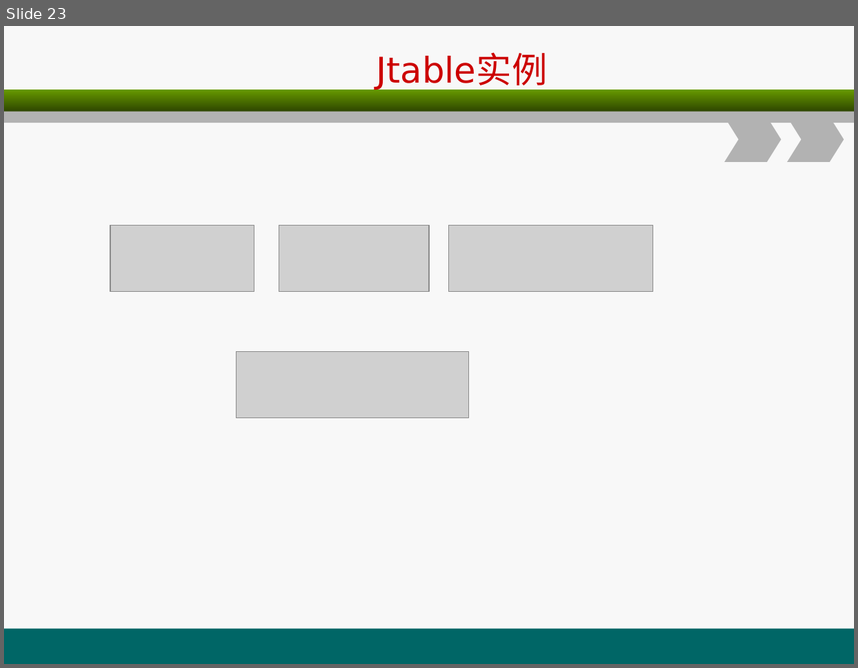
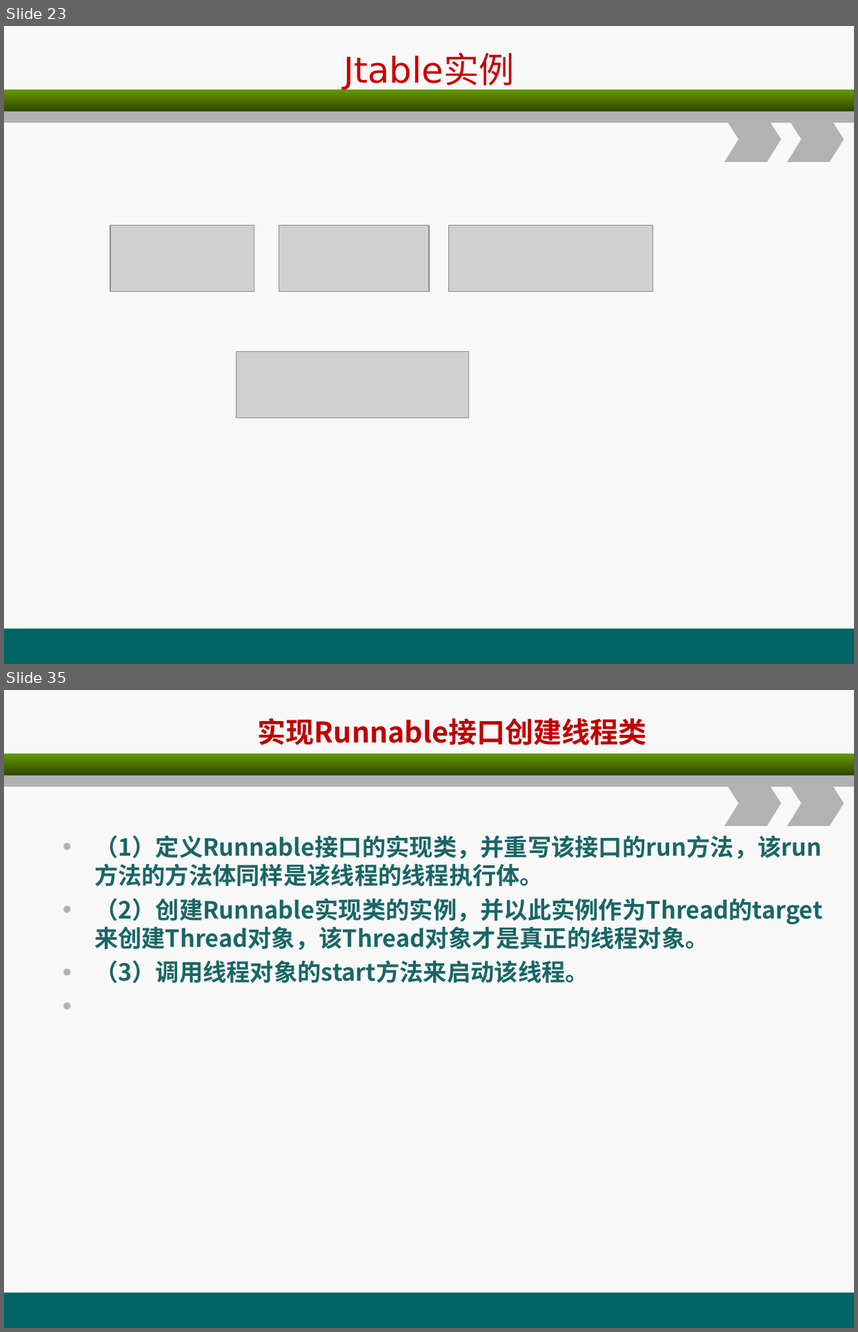
Before and after one commit to christwei/gitDoc, a slide deck: 课件/环宇/javaSE进阶/B1.ppt. Shown one above the other, each under a label of ours: slide 23 before the commit, slides 23 and 35 after it; the slides between them are not shown. The pictures are 858x668 and 858x1332 pixels, drawn with LibreOffice and Linux fonts; fonts in the diff are those of the drawing; grey boxes stand for pictures. Boxes give left, top, right and bottom in pixels: in the first picture for what was removed or moved away, otherwise in the second. Text is boxed around its words. In the diff, an @@ line names an element or a change of style, - is before the commit and + after.

```diff
--- a/课件/环宇/javaSE进阶/B1.ppt
+++ b/课件/环宇/javaSE进阶/B1.ppt
@@ slide 35 added at [4,690,854,1328], background #F8F8F8; not listed: 5 template elements that a slide beside it also shows @@
@@ text added at [258,718,647,745], 24 pt, text #C00000, bold @@
+实现Runnable接口创建线程类
@@ text added at [94,835,823,983], 20 pt, text #196666, bold @@
+• （1）定义Runnable接口的实现类，并重写该接口的run方法，该run方法的方法体同样是该线程的线程执行体。
+• （2）创建Runnable实现类的实例，并以此实例作为Thread的target来创建Thread对象，该Thread对象才是真正的线程对象。
+• （3）调用线程对象的start方法来启动该线程。
@@ slide 23 changed as well @@
@@ text "Jtable实例": place and size @@
-text "Jtable实例" at [377,54,548,89]
+text "Jtable实例" at [343,54,515,89]
```
Also in this commit, not shown: 20 other slides added, 17 other files.
